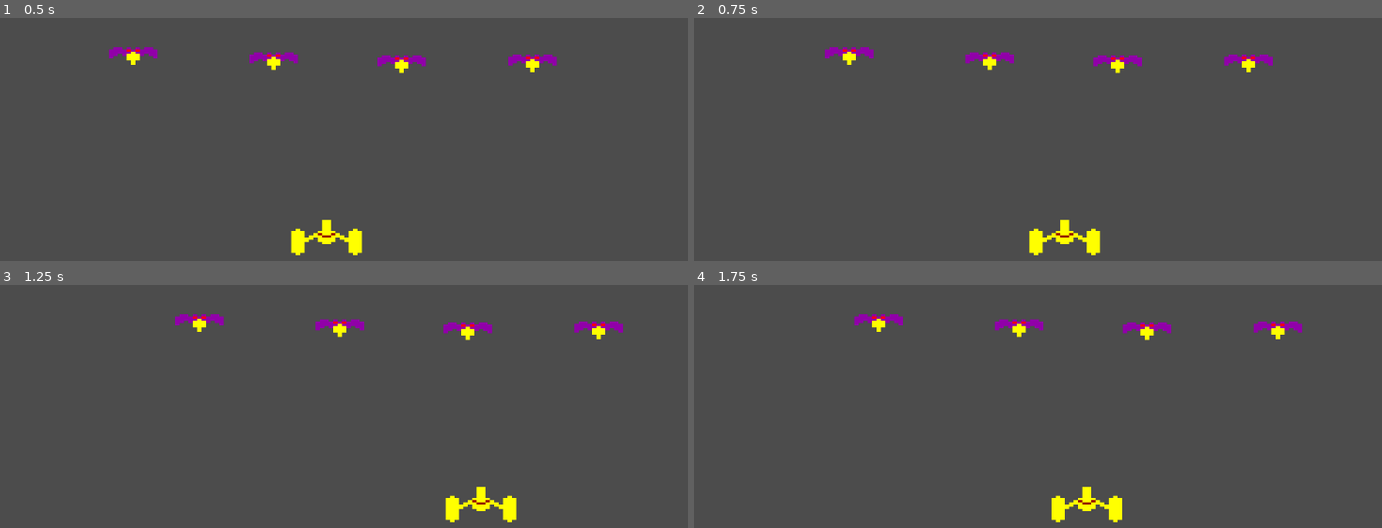
Above: before the commit, frames 1-4 (two rows, left to right).
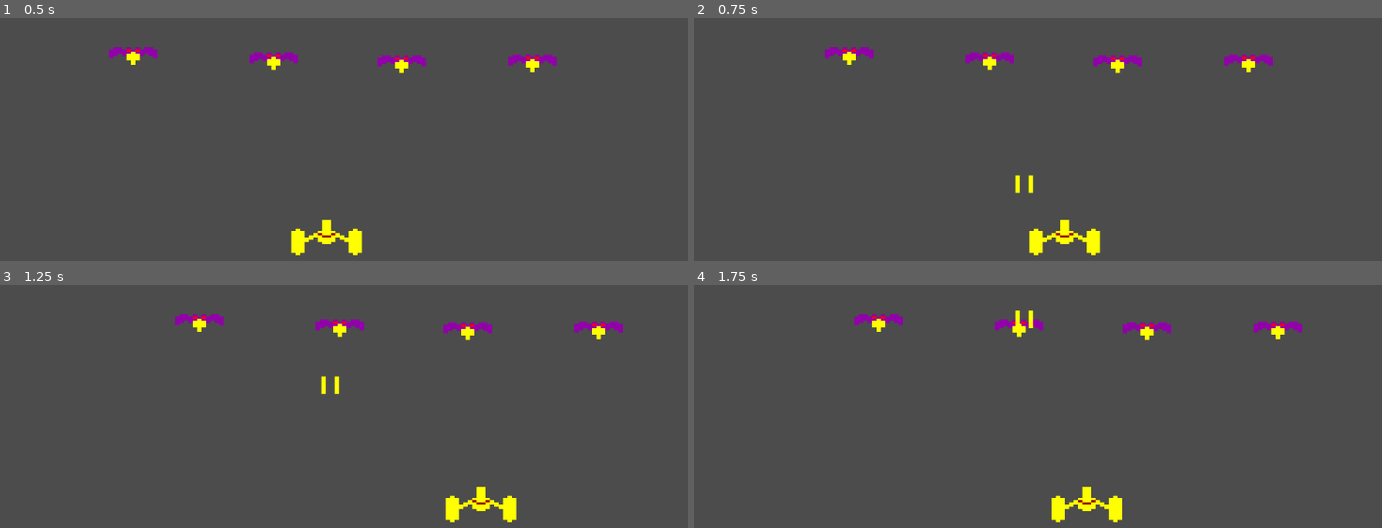
Above: after the commit, the same moments.

Repository: ncabanes/cursosYouTube
Game: Godot game, scene res://EscenaDeJuego.tscn
Same seed, same stepped clock (60 frames per second), same inputs: the game is played once before the commit and once after it.
Inputs:
- Up to frame 1 (0.5 s): no input
- Up to frame 2 (0.75 s): hold Right (ui_right) from 0.53 s (still down); hold Space from 0.53 s (still down)
- Up to frame 3 (1.25 s): keep holding Right (ui_right); keep holding Space
- Up to frame 4 (1.75 s): release Right (ui_right) at 1.28 s; release Space at 1.28 s; hold Left (ui_left) from 1.28 s (still down); tap Space at 1.35, 1.52 s

Frame 1 is identical in both runs. In frame 2, 0.1% of the frame differs, in the area x 46-50%, y 64-73%; in frame 3, 0.1%; in frame 4, 0.1%.

Commit message:
Godot 2020: Estado tras el video 6 (disparos)

Diff:
--- /dev/null
+++ b/godot2020/proyecto/Marcianos/Disparo.gd
@@ -0,0 +1,12 @@
+extends Area2D
+
+export var pixelesPorSegundo : int = 180
+
+func _ready():
+	pass
+
+func _process(delta):
+	position.y -= pixelesPorSegundo * delta
+
+	if position.y < 0:
+		queue_free()
--- /dev/null
+++ b/godot2020/proyecto/Marcianos/Disparo.tscn
@@ -0,0 +1,10 @@
+[gd_scene load_steps=3 format=2]
+
+[ext_resource path="res://Disparo.gd" type="Script" id=1]
+[ext_resource path="res://imagenes/disparo.png" type="Texture" id=2]
+
+[node name="Disparo" type="Area2D"]
+script = ExtResource( 1 )
+
+[node name="Sprite" type="Sprite" parent="."]
+texture = ExtResource( 2 )
--- a/godot2020/proyecto/Marcianos/Nave.gd
+++ b/godot2020/proyecto/Marcianos/Nave.gd
@@ -1,12 +1,28 @@
 extends Area2D
 
+const DISPARO = preload("res://Disparo.tscn")
+
 export var pixelesPorSegundo : int = 180
+var tiempoHastaDisparo = 2.0
+var tiempoPorCadaDisparo = 2.0
 
 func _ready():
 	pass
 
 func _process(delta):
+	tiempoHastaDisparo += delta
+
 	if Input.is_action_pressed("ui_right"):
 		position.x += pixelesPorSegundo * delta
 	if Input.is_action_pressed("ui_left"):
 		position.x -= pixelesPorSegundo * delta
+
+	if Input.is_key_pressed(KEY_SPACE):
+		disparar()
+
+func disparar():
+	if tiempoHastaDisparo >= tiempoPorCadaDisparo:
+		tiempoHastaDisparo = 0
+		var disparo = DISPARO.instance()
+		disparo.position = position - Vector2(0, 40)
+		get_parent().add_child(disparo)
Not shown: 1 places in godot2020/proyecto/Marcianos/EscenaDeJuego.tscn that only renumber resources
Binary file added: godot2020/proyecto/Marcianos/imagenes/disparo.png
Not shown, added: godot2020/proyecto/Marcianos/imagenes/disparo.png.import
Not shown, added: godot2020/versiones/Marcianos-godot006-disparos.zip
